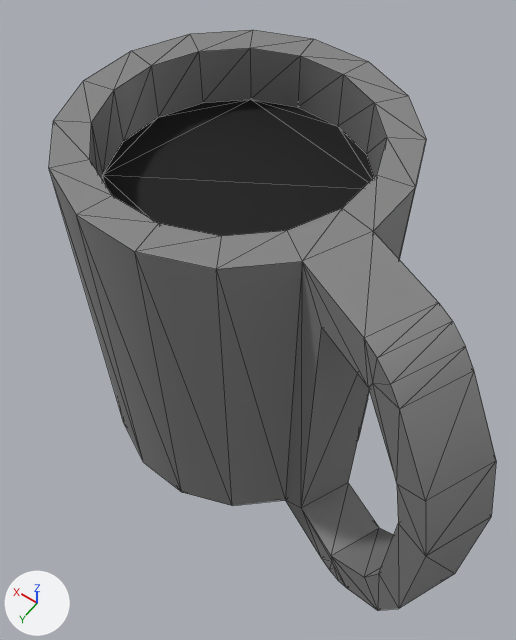
Renders of the glTF model assets/models/office/coffeeCup.glb from each side of a commit.
One viewpoint serves both versions: a 50 mm camera at (-0.108, 0.152, 0.202) aimed at (-0.018, 0.025, 0.003). The axes (+X, +Y, +Z) are drawn at lower left. The lights are the same throughout. The picture after the commit comes second. Mesh edges are drawn as thin lines. Where no turn or scale is listed for an object, it has been applied to the vertices. Vertices at exactly the same position are counted once.
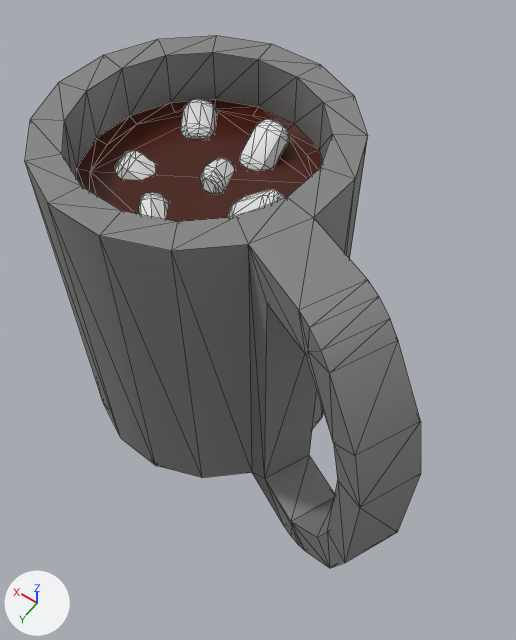
Location of each change, [x1, y1, x2, y2] in pixels of the pictures (516 x 640 px):
```json
{"object": "Cylinder.006", "change": "reshaped, moved", "before": [49, 30, 496, 610], "after": [25, 35, 421, 568], "on screen": "11% narrower, 8% shorter"}
{"part": 1, "of": "me_cylinder_018", "change": "added", "after": [240, 119, 289, 171]}
{"part": 2, "of": "me_cylinder_018", "change": "added", "after": [228, 189, 286, 218]}
{"part": 3, "of": "me_cylinder_018", "change": "added", "after": [181, 98, 217, 139]}
{"part": 4, "of": "me_cylinder_018", "change": "added", "after": [200, 158, 234, 193]}
{"part": 5, "of": "me_cylinder_018", "change": "added", "after": [115, 150, 155, 180]}
{"part": 6, "of": "me_cylinder_018", "change": "added", "after": [139, 192, 168, 219]}
{"part": 7, "of": "me_cylinder_018", "change": "cut back", "before": [102, 99, 374, 236], "after": [76, 99, 322, 222]}
```

The change, as JSON lines over the scene's bpy script:
```json
{"op": "add", "block": "mat_coffee", "code": ["mat_coffee = principled_material('coffee')", "mat_coffee.base_color = (0.0644, 0.0061, 0.0)  # brown #481200", "mat_coffee.roughness = 0.253"]}
{"block": "me_cylinder_018", "where": "# used by ob_cylinder_006; location = (-0.0075, 0.0207, 0.009)"}
{"op": "remove", "block": "me_cylinder_018", "code": "me_cylinder_018.from_pydata(...)  # 108 vertices, 216 faces; spans x -0.106..0.052, y -0.052..0.057, z -0.067..0.067"}
{"op": "add", "block": "me_cylinder_018", "code": "me_cylinder_018.from_pydata(...)  # 508 vertices, 992 faces; spans x -0.106..0.052, y -0.052..0.057, z -0.067..0.067"}
{"block": "me_cylinder_018", "change": "me_cylinder_018 part 1: a new loose piece of 64 vertices spanning x -0.017..-0.003, y -0.031..-0.012, z 0.042..0.057"}
{"block": "me_cylinder_018", "change": "me_cylinder_018 part 2: a new loose piece of 64 vertices spanning x -0.035..-0.016, y -0.004..0.012, z 0.042..0.057"}
{"block": "me_cylinder_018", "change": "me_cylinder_018 part 3: a new loose piece of 64 vertices spanning x 0.011..0.026, y -0.031..-0.013, z 0.043..0.053"}
{"block": "me_cylinder_018", "change": "me_cylinder_018 part 4: a new loose piece of 64 vertices spanning x -0.01..0.001, y -0.013..0.004, z 0.039..0.053"}
{"block": "me_cylinder_018", "change": "me_cylinder_018 part 5: a new loose piece of 64 vertices spanning x 0.008..0.027, y 0.001..0.016, z 0.037..0.052"}
{"block": "me_cylinder_018", "change": "me_cylinder_018 part 6: a new loose piece of 64 vertices spanning x -0.007..0.008, y 0.014..0.031, z 0.039..0.052"}
{"block": "me_cylinder_018", "change": "me_cylinder_018 part 7"}
{"block": "me_cylinder_018", "change": "14 faces are deleted"}
{"block": "me_cylinder_018", "change": "16 vertices are added at x -0.037..0.037, y -0.037..0.037, z 0.048"}
{"block": "me_cylinder_018", "change": "46 new faces join them, mat_coffee (brown #481200)"}
{"op": "remove", "block": "me_cylinder_018", "code": "me_cylinder_018.materials.append(mat_black)  # black #000000"}
{"op": "add", "block": "me_cylinder_018", "code": "me_cylinder_018.materials.append(mat_coffee)  # brown #481200"}
{"op": "set", "path": "ob_cylinder_006.location", "old": "(-0.0075, 0.0207, 0.009)", "new": "(0.0132, 0.014, -0.0032)"}
```
